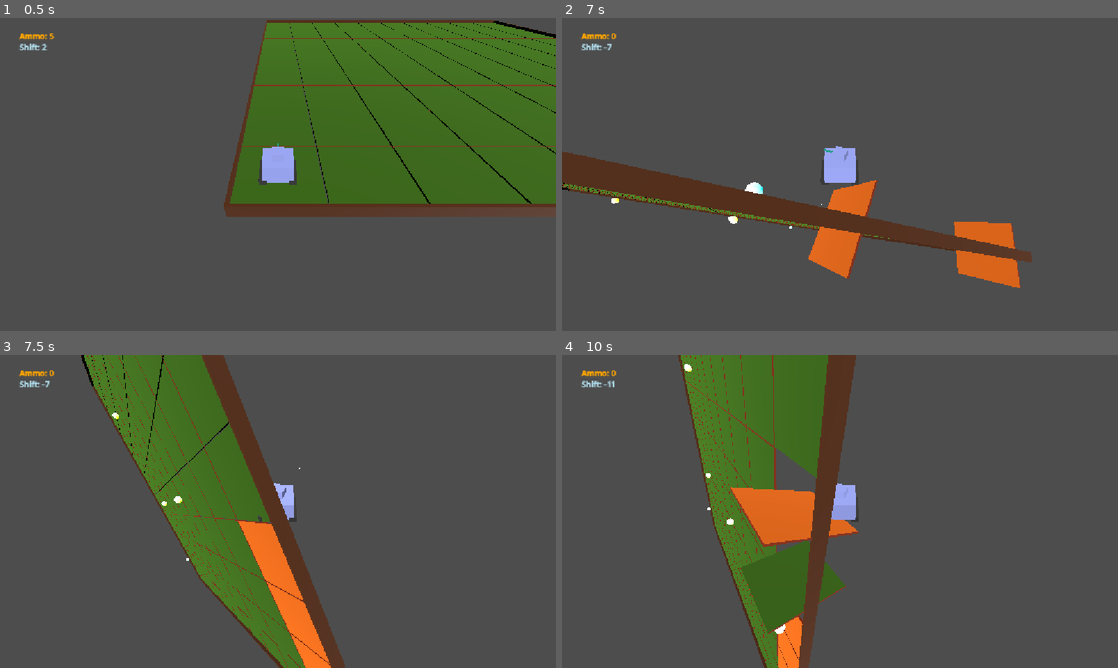
Above: before the commit, frames 1-4 (two rows, left to right).
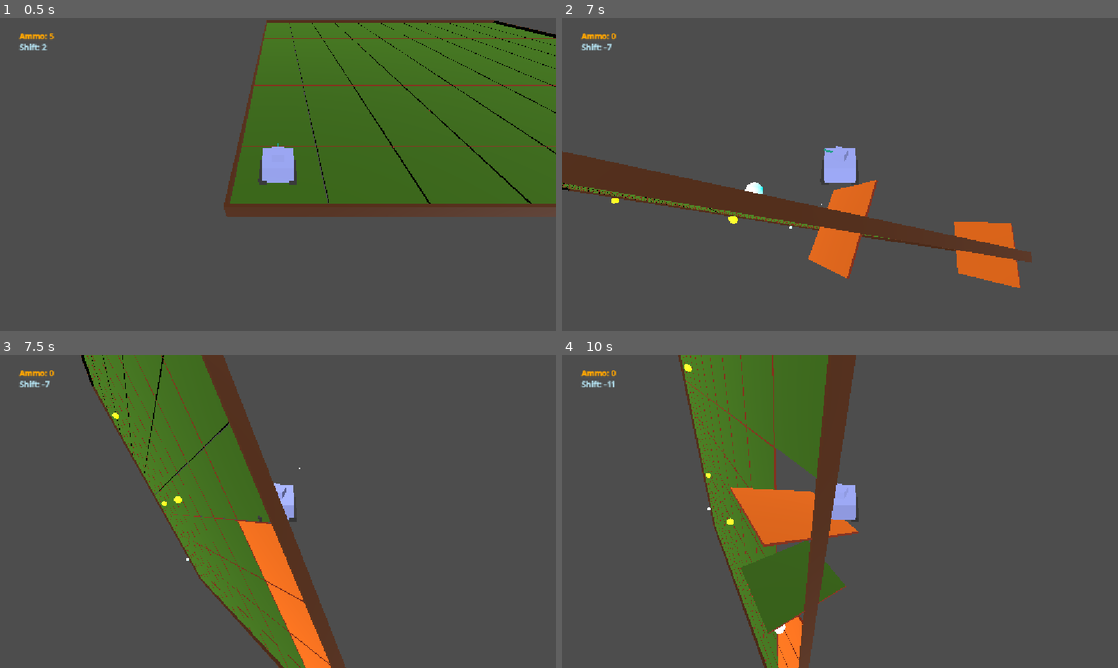
Above: after the commit, the same moments.

Repository: Grihgrix/Tank_Shift
Game: Godot game, scene res://Game scenes/Main_game_scene.tscn
The game is run twice, just before and just after one commit, with the same random seed, the same clock (stepped at 60 frames per second) and the same inputs.
Inputs (mouse positions are in pixels of both pictures, inside the frame that each line leads up to):
- Up to frame 1 (0.5 s): no input
- Up to frame 2 (7 s): tap Enter (ui_accept) at 0.5, 0.77, 1.52, 3.02, 3.77, 4.52, 6.02, 6.77 s; move the mouse to (617, 55) at 0.52 s; hold Right (ui_right) 0.53-1.28 s; right-click (617, 55) at 0.6 s; click (617, 55) at 0.67 s; move the mouse to (728, 190) at 1.27 s; hold Down (ui_down) 1.28-2.03 s; click (728, 190) at 1.35 s; move the mouse to (895, 105) at 2.02 s; hold Right (ui_right) 2.03-2.78 s; right-click (895, 105) at 2.1 s; move the mouse to (812, 237) at 2.77 s; hold Up (ui_up) 2.78-3.53 s; click (812, 237) at 2.85 s; move the mouse to (1006, 221) at 3.52 s; hold Left (ui_left) 3.53-5.03 s; right-click (1006, 221) at 3.6 s; move the mouse to (617, 55) at 4.27 s; click (617, 55) at 4.35 s; hold Down (ui_down) 5.03-5.78 s; right-click (617, 55) at 5.1 s; click (617, 55) at 5.17 s; move the mouse to (756, 96) at 5.77 s; hold Right (ui_right) 5.78-6.53 s; click (756, 96) at 5.85 s; move the mouse to (617, 55) at 6.52 s; hold Up (ui_up) from 6.53 s (still down); right-click (617, 55) at 6.6 s; click (617, 55) at 6.67 s
- Up to frame 3 (7.5 s): release Up (ui_up) at 7.28 s; hold Right (ui_right) from 7.28 s (still down); click (55, 392) at 7.35 s
- Up to frame 4 (10 s): tap Enter (ui_accept) at 7.52, 8.75, 9.02, 9.77 s; release Right (ui_right) at 8.03 s; hold Down (ui_down) 8.03-8.78 s; right-click (617, 392) at 8.1 s; click (617, 392) at 8.17 s; move the mouse to (812, 574) at 8.77 s; hold Left (ui_left) 8.78-9.53 s; click (812, 574) at 8.85 s; move the mouse to (617, 392) at 9.52 s; hold Up (ui_up) from 9.53 s (still down); right-click (617, 392) at 9.6 s; click (617, 392) at 9.67 s

Frame 1 is identical in both runs. In frame 2, less than 0.1% of the frame differs, in the area x 8-32%, y 57-66%; in frame 3, less than 0.1%; in frame 4, less than 0.1%, in the area x 22-31%, y 2-55%.

Commit message:
Changed ammo bonus color
Ammo bonus was too close in color to shift bonnus

Diff:
--- a/Game scenes/Terrain scenes/terrain_tile.tscn
+++ b/Game scenes/Terrain scenes/terrain_tile.tscn
@@ -30,8 +30,9 @@
 [sub_resource type="SphereMesh" id="SphereMesh_f7ppj"]
 
 [sub_resource type="StandardMaterial3D" id="StandardMaterial3D_g1mxi"]
+albedo_color = Color(0.8245178, 0, 0.15069512, 1)
 emission_enabled = true
-emission = Color(0.9477367, 0.442621, 3.85046e-07, 1)
+emission = Color(1, 0.48333335, 0, 1)
 emission_energy_multiplier = 16.0
 
 [sub_resource type="SphereShape3D" id="SphereShape3D_xc5pr"]
